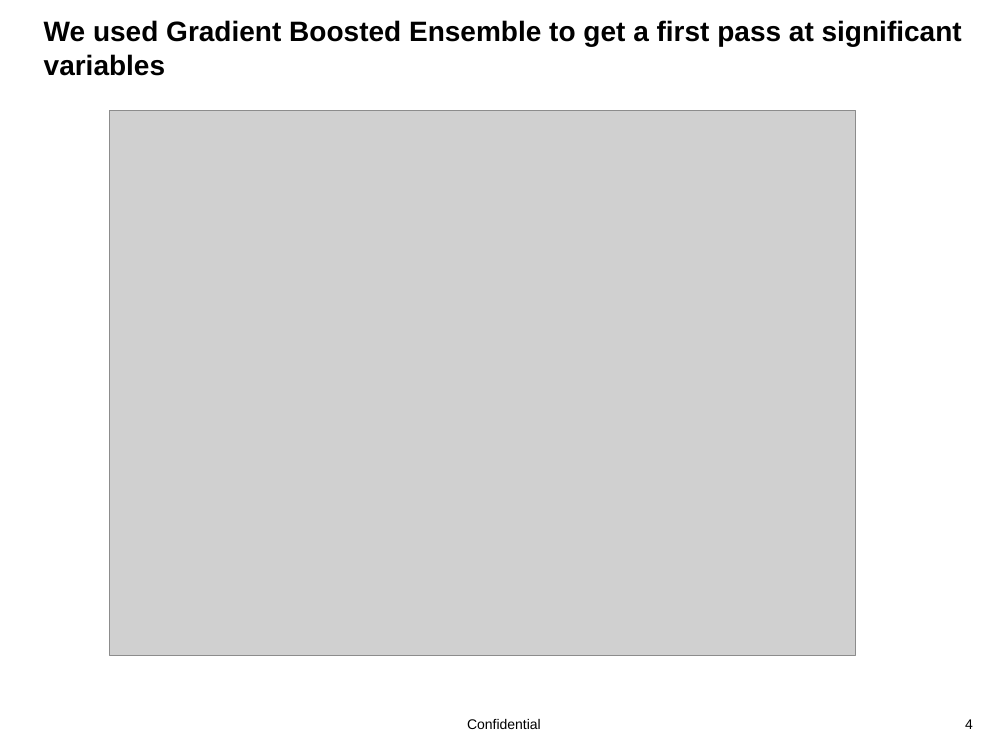
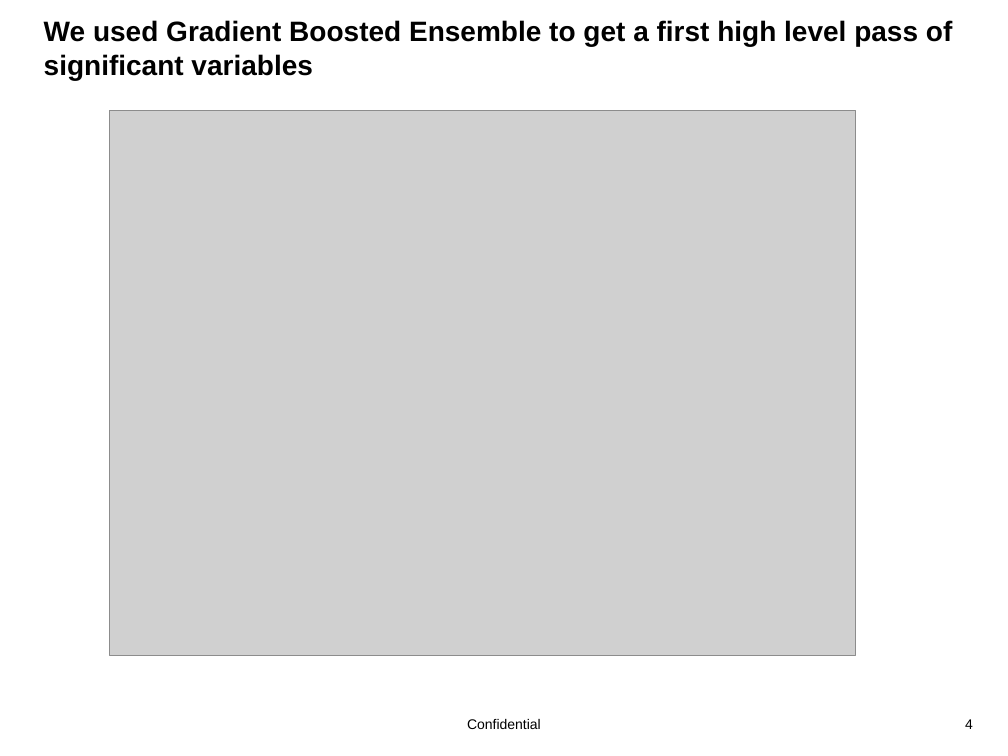
Before and after one commit to Beyondsql/HeartDisease, a slide deck: slide 4 of project_2/Hospital Day Team 1.pptx. Drawn at 1008x756 pixels with LibreOffice and Linux fonts; fonts in the diff are those of the drawing; grey boxes stand for pictures; background and template pictures are left out. Boxes give left, top, right and bottom in pixels: in the first picture for what was removed or moved away, otherwise in the second. Text is boxed around its words. In the diff, an @@ line names an element or a change of style, - is before the commit and + after.

```diff
--- a/project_2/Hospital Day Team 1.pptx
+++ b/project_2/Hospital Day Team 1.pptx
@@ title at [44, 20, 952, 80]: text changed @@
-We used Gradient Boosted Ensemble to get a first pass at significant variables
+We used Gradient Boosted Ensemble to get a first high level pass of significant variables
```
Also in this commit, not shown: 5 other slides changed, 5 slides added, 1 slide removed.
